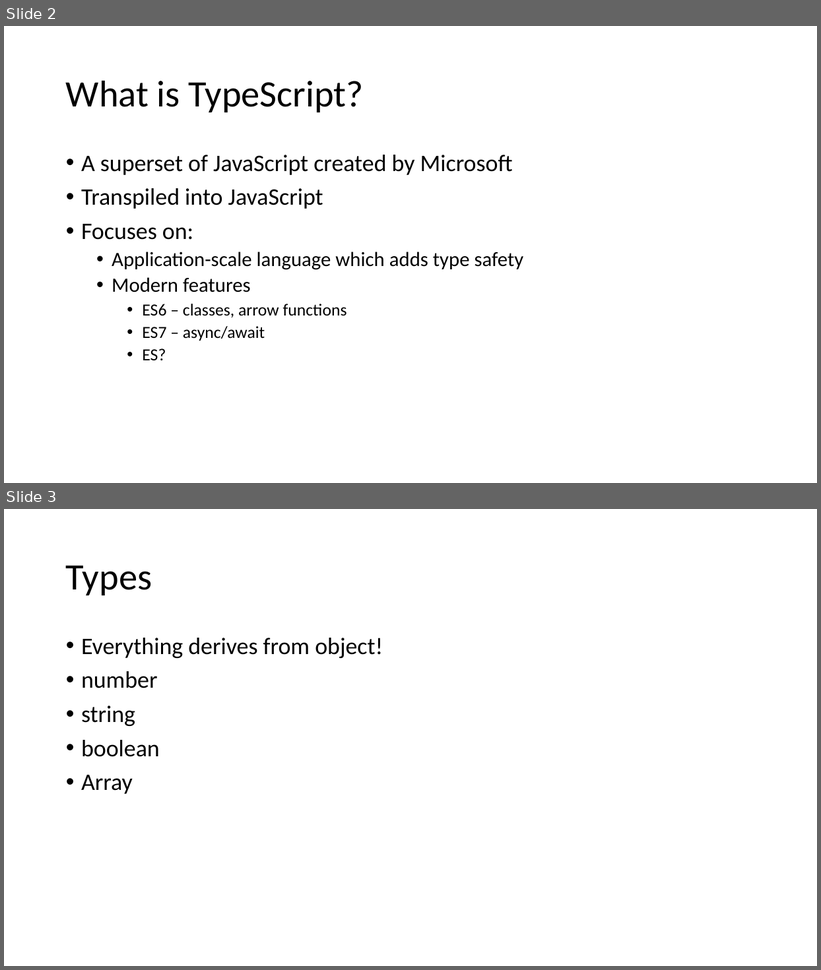
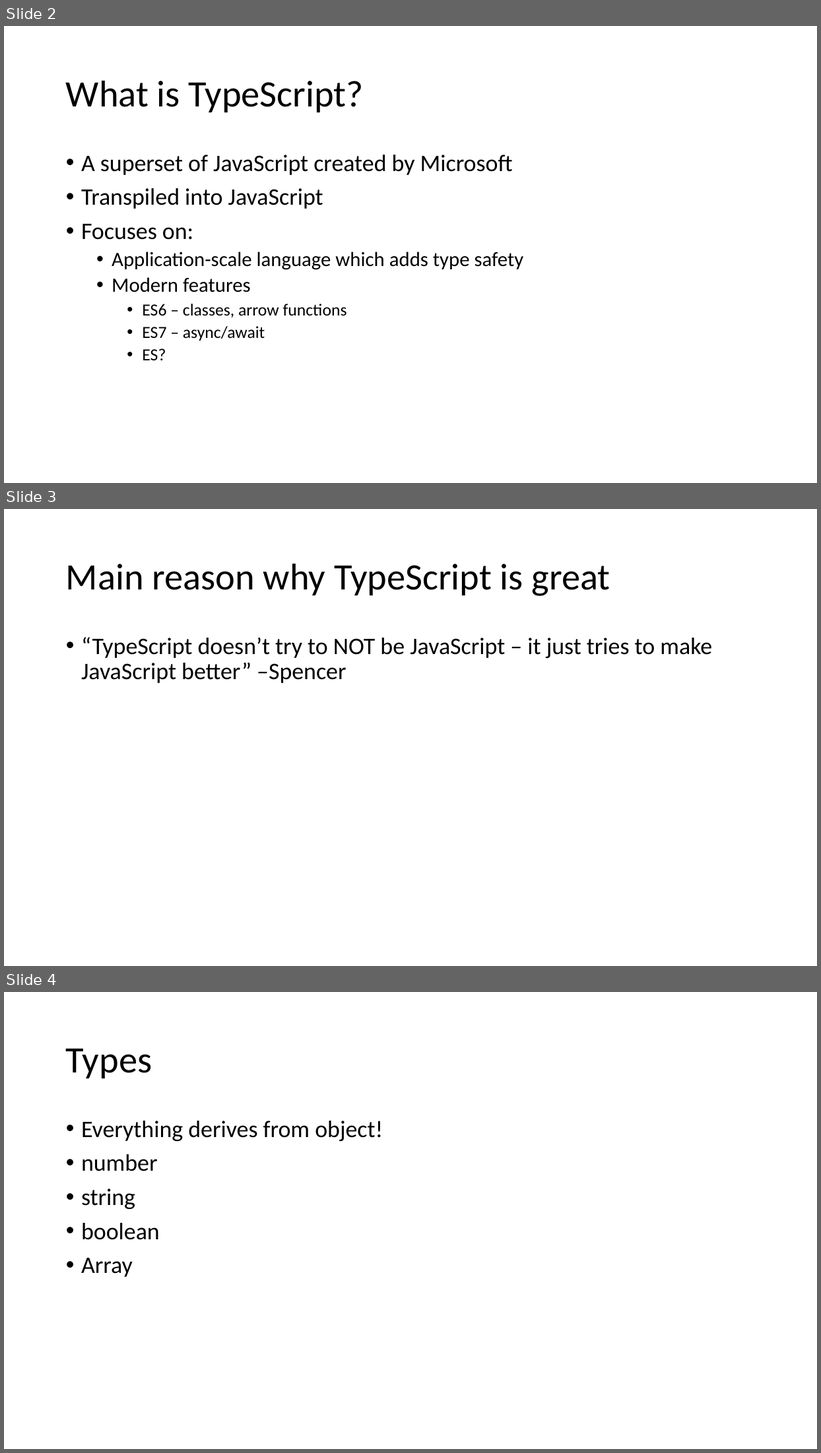
Before and after one commit to schneidenbach/Angular2-AspNetCore-TypeScript-Workshop, a slide deck: slides/1 - TypeScript.pptx. Shown one above the other, each under a label of ours: slides 2 and 3 before the commit, slides 2, 3 and 4 after it. The pictures are 821x970 and 821x1453 pixels, drawn with LibreOffice and Linux fonts; fonts in the diff are those of the drawing. Boxes give left, top, right and bottom in pixels: in the first picture for what was removed or moved away, otherwise in the second. Text is boxed around its words. In the diff, an @@ line names an element or a change of style, - is before the commit and + after.

```diff
--- a/slides/1 - TypeScript.pptx
+++ b/slides/1 - TypeScript.pptx
@@ slide 3 added at <box>4,509,817,966</box>, background #FFFFFF @@
@@ title added at <box>66,563,611,596</box>, 44 pt, text #000000 @@
+Main reason why TypeScript is great
@@ text added at <box>81,637,712,683</box>, 28 pt, text #000000 @@
+• “TypeScript doesn’t try to NOT be JavaScript – it just tries to make JavaScript better” –Spencer
@@ what was slide 3 is now slide 4 @@
```
Also in this commit, not shown: 1 other slide added, 23 other files.
